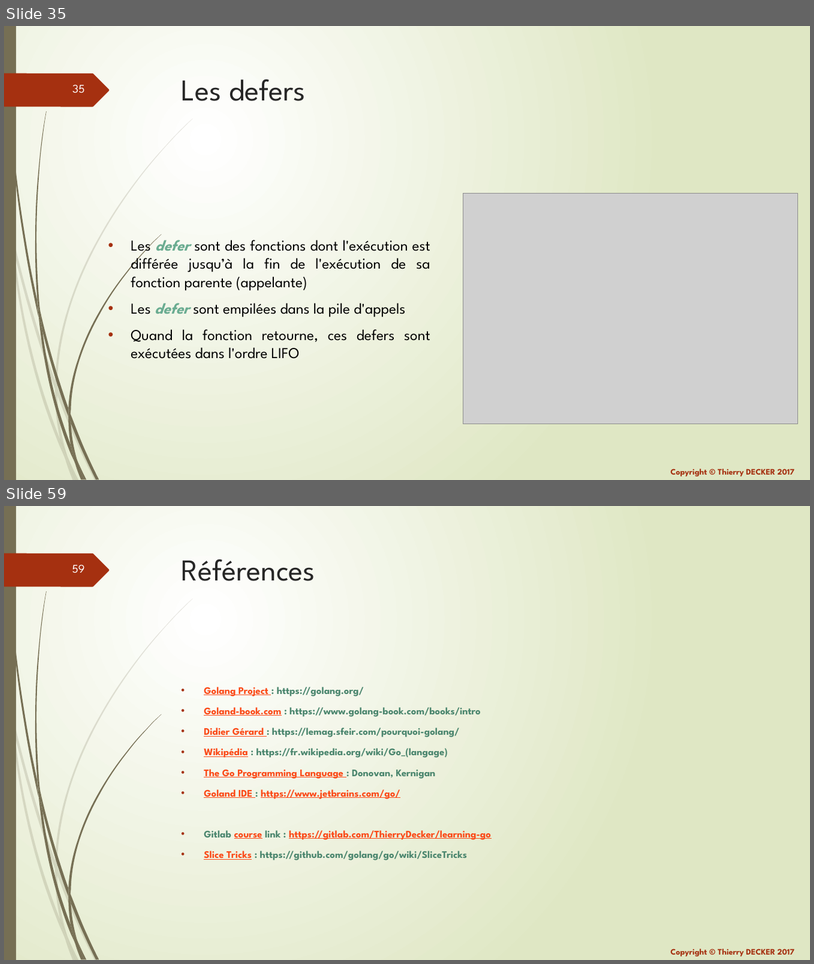
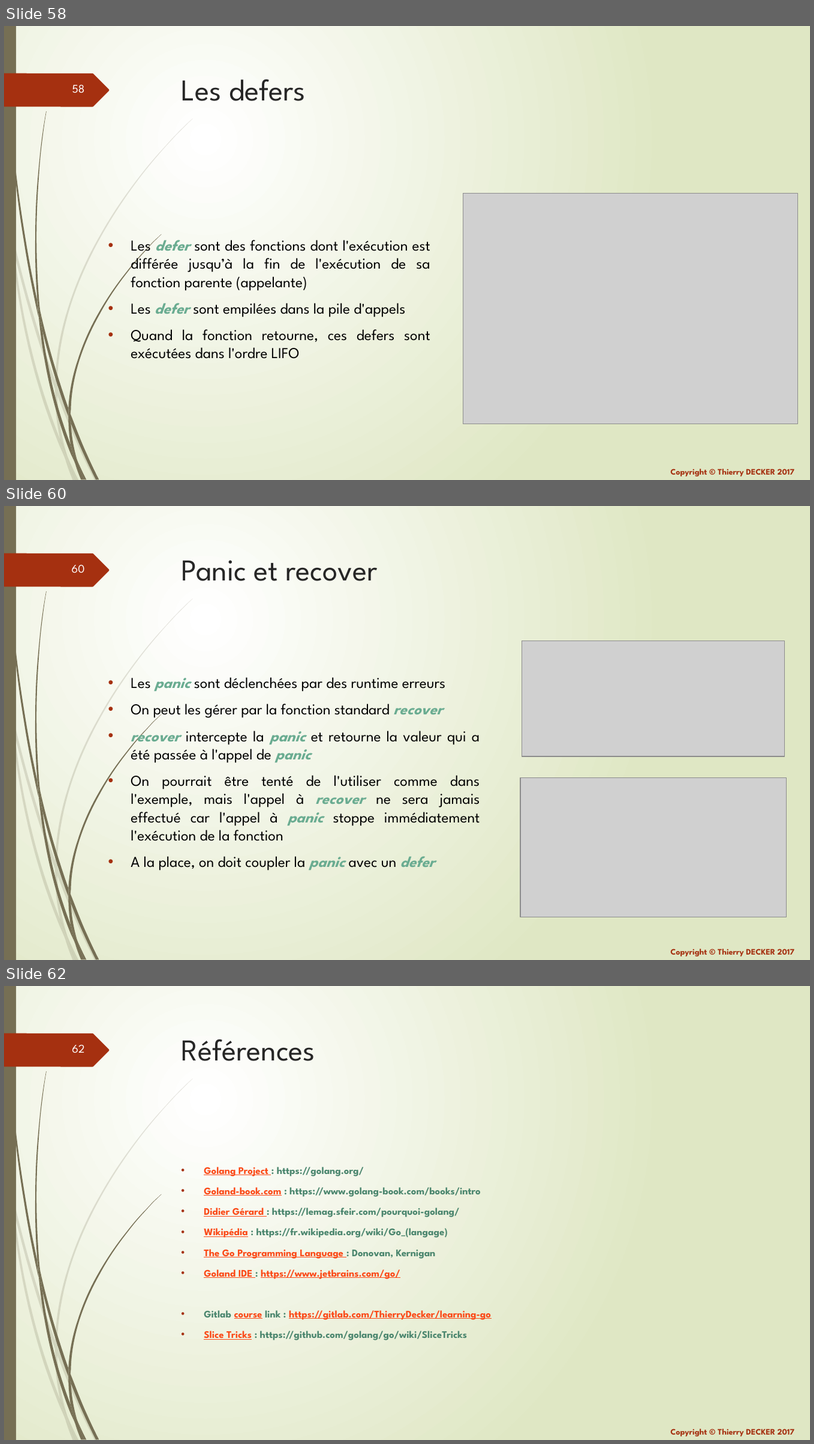
Before and after one commit to thierrydecker/learning-go, a slide deck: documentations/learning-go.pptx. Shown one above the other, each under a label of ours: slides 35 and 59 before the commit, slides 58, 60 and 62 after it; the slides between them are not shown. The pictures are 814x964 and 814x1444 pixels, drawn with LibreOffice and Linux fonts; fonts in the diff are those of the drawing; grey boxes stand for pictures. Boxes give left, top, right and bottom in pixels: in the first picture for what was removed or moved away, otherwise in the second. Text is boxed around its words. In the diff, an @@ line names an element or a change of style, - is before the commit and + after.

Commit message:
Updated panic-recover

```diff
--- a/documentations/learning-go.pptx
+++ b/documentations/learning-go.pptx
@@ slide 60 added at (4,506,810,960), background gradient #FFFFFF to #DFE8C4; not listed: 26 template elements that a slide beside it also shows @@
@@ title added at (182,560,378,581), 36 pt, text #262626 @@
+Panic et recover
@@ picture added at (522,641,785,756) @@
@@ text added at (131,677,480,870), 18 pt, text #000000 @@
+• Les panic sont déclenchées par des runtime erreurs
+• On peut les gérer par la fonction standard recover
+• recover intercepte la panic et retourne la valeur qui a été passée à l'appel de panic
+• On pourrait être tenté de l'utiliser comme dans l'exemple, mais l'appel à recover ne sera jamais effectué car l'appel à panic stoppe immédiatement l'exécution de la fonction
+• A la place, on doit coupler la panic avec un defer
@@ picture added at (521,778,787,917) @@
@@ what was slide 35 is now slide 58 @@
@@ page number at (72,85,85,93): text changed @@
-35
+58
@@ what was slide 59 is now slide 62 @@
@@ page number at (72,1045,84,1053): text changed @@
-59
+62
```
Also in this commit, not shown: 2 other slides added, 2 other files.
